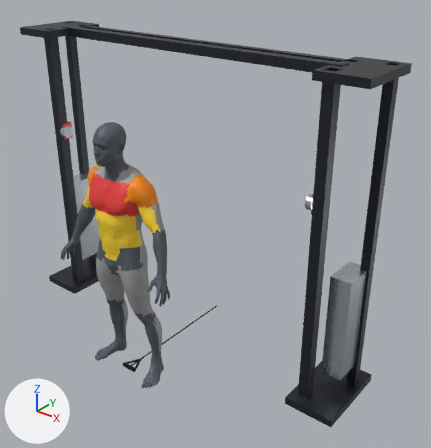
What one commit did to the Blender file assets_3d/source_blend/chest_cable_chest_fly.blend.
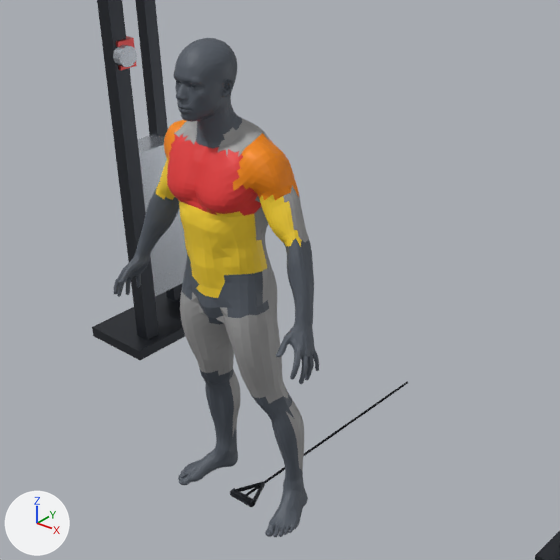
Old and new are each drawn whole from a camera (50 mm lens) standing at (2.59, -2.26, 2.76) and looking at (0.3, 0.61, 0.99) and again close up on the part from 0% to 69% of the width and 23% to 89% of the height. The lights are fixed; the arrows at lower left show +X, +Y and +Z. The first two pictures are the older version.

The older version as bpy lines, for what is in view:
```python
ob_body_joints_hands_feet = bpy.data.objects.new('Body_Joints_Hands_Feet', me_body_joints_hands_feet)
ob_body_joints_hands_feet.location = (0.0, 0.0, 0.0)
ob_equip_cablemachine = bpy.data.objects.new('Equip_CableMachine', me_equip_cablemachine)
ob_equip_cablemachine.parent = ob_floor_origin
ob_equip_cablemachine.location = (0.0, 0.0, 0.0)
ob_mesh_muscle_abs_core = bpy.data.objects.new('Mesh_Muscle_Abs_Core', me_mesh_muscle_abs_core)
ob_mesh_muscle_abs_core.location = (0.0, 0.0, 0.0)
ob_mesh_muscle_biceps = bpy.data.objects.new('Mesh_Muscle_Biceps', me_mesh_muscle_biceps)
ob_mesh_muscle_biceps.location = (0.0, 0.0, 0.0)
ob_mesh_muscle_chest = bpy.data.objects.new('Mesh_Muscle_Chest', me_mesh_muscle_chest)
ob_mesh_muscle_chest.location = (0.0, 0.0, 0.0)
ob_mesh_muscle_shoulders = bpy.data.objects.new('Mesh_Muscle_Shoulders', me_mesh_muscle_shoulders)
ob_mesh_muscle_shoulders.location = (0.0, 0.0, 0.0)
# also in view: 'Mesh_Muscle_Calves' at (0.0, 0.1, 0.31); 'Body_Head_Neck' at (0.0, -0.02, 1.61); 'Mesh_Muscle_Quads' at (0.0, -0.01, 0.69); 'Mesh_Muscle_Traps' at (0.0, 0.05, 1.41)
```
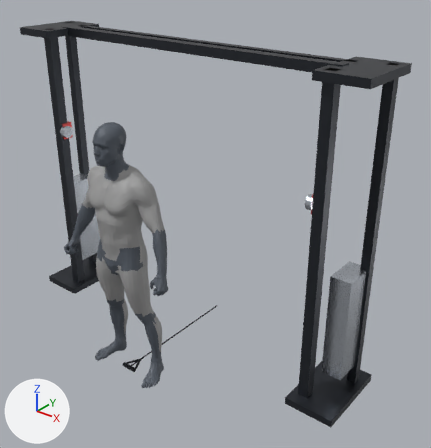
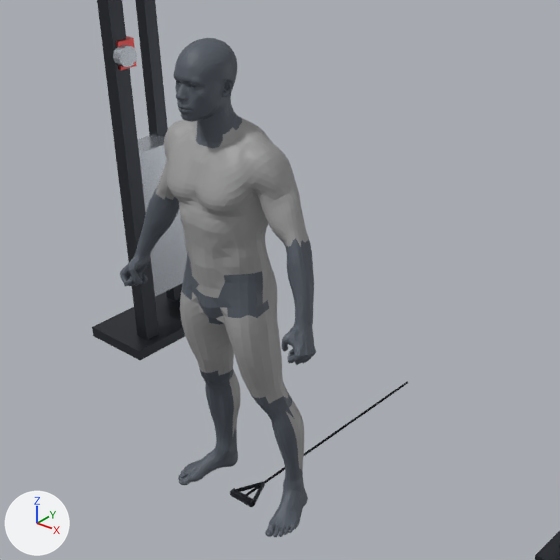
What the commit changed:
Material 'Mat_Muscle_Chest' (mat_mat_muscle_chest) changes colour from red #e53838 to grey #9e9e9e; in linear values from (0.78, 0.04, 0.04) to (0.341, 0.341, 0.341).
Material 'Mat_Muscle_Biceps' (mat_mat_muscle_biceps) changes colour from yellow #fdd730 to grey #9e9e9e; in linear values from (0.98, 0.68, 0.03) to (0.341, 0.341, 0.341).
Material 'Mat_Muscle_Shoulders' (mat_mat_muscle_shoulders) changes colour from orange #f98b00 to grey #9e9e9e; in linear values from (0.95, 0.26, 0.0) to (0.341, 0.341, 0.341).
Material 'Mat_Muscle_Abs_Core' (mat_mat_muscle_abs_core) changes colour from yellow #fdd730 to grey #9e9e9e; in linear values from (0.98, 0.68, 0.03) to (0.341, 0.341, 0.341).
me_body_joints_hands_feet is used by ob_body_joints_hands_feet; location (0.0, 0.0, 0.0).
me_body_joints_hands_feet had 2846 vertices, 3774 faces and spanned x -0.464..0.464, y -0.153..0.146, z 0.0..1.464.
me_body_joints_hands_feet now has 2897 vertices, 3770 faces and spans x -0.456..0.456, y -0.121..0.146, z 0.0..1.465.
me_body_joints_hands_feet part 1: 23 vertices moved from x -0.445..-0.378, y -0.114..-0.022, z 0.793..0.914 to x -0.451..-0.373, y -0.111..-0.022, z 0.821..0.914; 325 vertices removed from x -0.464..-0.329, y -0.152..0.041, z 0.756..1.12; 361 vertices added at x -0.456..-0.334, y -0.121..0.037, z 0.796..1.117.
me_body_joints_hands_feet part 2: 18 vertices moved from x 0.179..0.445, y -0.118..-0.021, z 0.825..0.914 to x 0.181..0.445, y -0.117..-0.02, z 0.825..0.915; 327 vertices removed from x 0.285..0.464, y -0.153..0.071, z 0.756..1.112; 369 vertices added at x 0.289..0.456, y -0.121..0.071, z 0.796..1.104.
Other edits to the shape of me_body_joints_hands_feet do not show in these pictures.

Changed parts and their boxes (x1, y1, x2, y2) in the close-ups (560 x 560 px; the box of a moved part takes in the faces that stretch with it):
'Body_Joints_Hands_Feet', reshaped: before (114, 134, 319, 537); after (120, 134, 316, 537)
'Mesh_Muscle_Abs_Core', recoloured (yellow to grey): (179, 201, 268, 298) in both
'Mesh_Muscle_Chest', recoloured (red to grey): (167, 133, 261, 216) in both
'Mesh_Muscle_Shoulders', recoloured (orange to grey): (164, 120, 299, 198) in both
'Mesh_Muscle_Biceps', recoloured: (156, 157, 302, 247) in both
part 1 of me_body_joints_hands_feet, moved or reshaped: before (114, 201, 168, 297); after (120, 201, 168, 287)
part 2 of me_body_joints_hands_feet, moved or reshaped: before (249, 269, 319, 384); after (249, 269, 316, 365)
